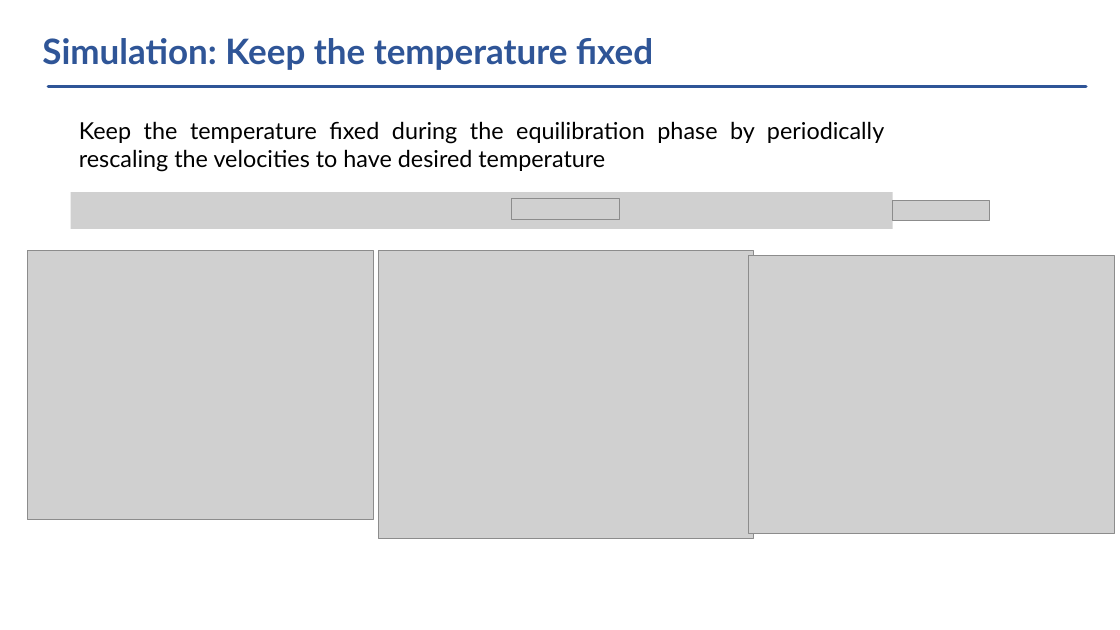
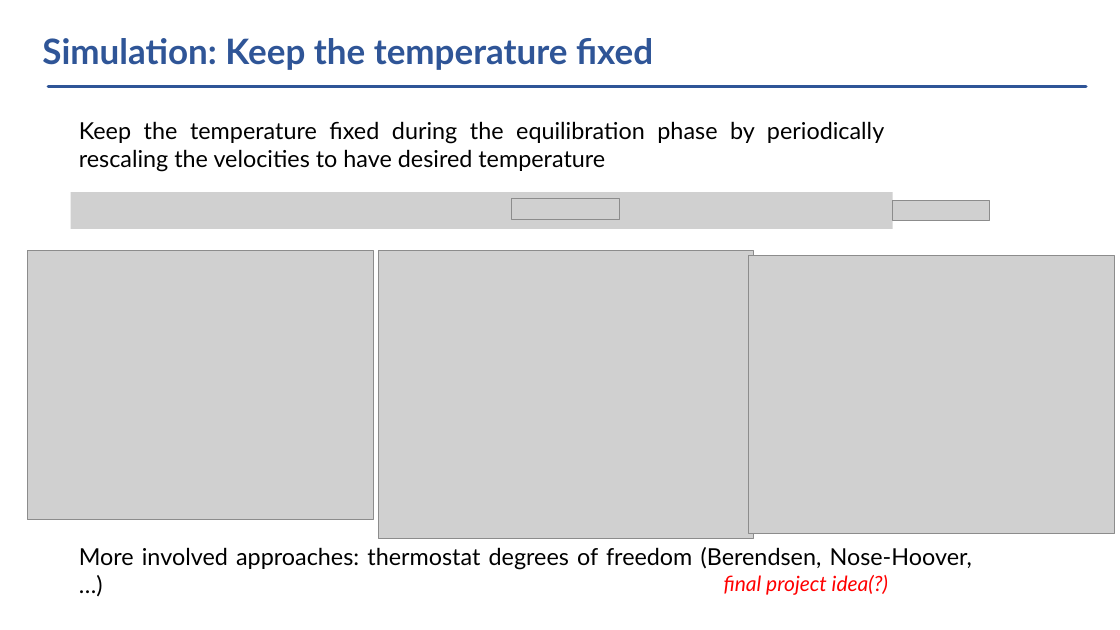
Before and after one commit to vlvovch/PHYS6350-ComputationalPhysics, a slide deck: slide 12 of slides/Lecture14-03-03-25-MolecularDynamics.pptx (slide 11 before the commit). Drawn at 1120x630 pixels with LibreOffice and Linux fonts; fonts in the diff are those of the drawing; grey boxes stand for pictures. Boxes give left, top, right and bottom in pixels: in the first picture for what was removed or moved away, otherwise in the second. Text is boxed around its words. In the diff, an @@ line names an element or a change of style, - is before the commit and + after.

```diff
--- a/slides/Lecture14-03-03-25-MolecularDynamics.pptx
+++ b/slides/Lecture14-03-03-25-MolecularDynamics.pptx
@@ text added at bbox=[79, 547, 972, 570], 20 pt, text #000000 @@
+More involved approaches: thermostat degrees of freedom (Berendsen, Nose-Hoover, …)
@@ text added at bbox=[724, 575, 888, 595], 18 pt, text #FF0000, italic @@
+final project idea(?)
```
Also in this commit, not shown: 3 other slides changed, 1 slide added, 16 other files.
